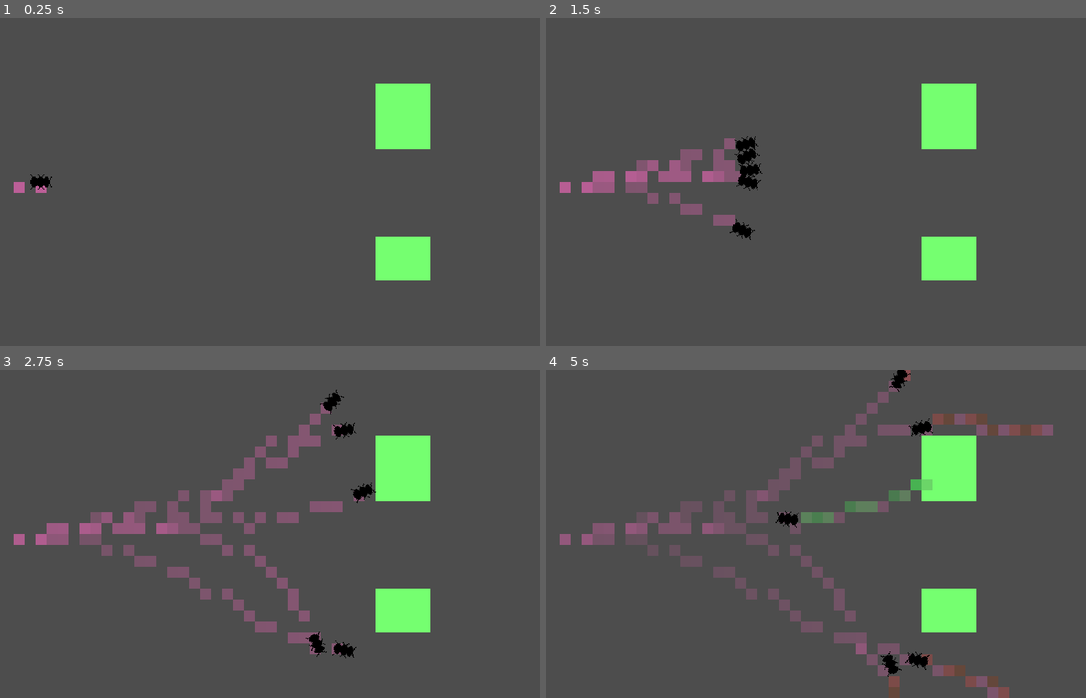
Above: before the commit, frames 1-4 (two rows, left to right).
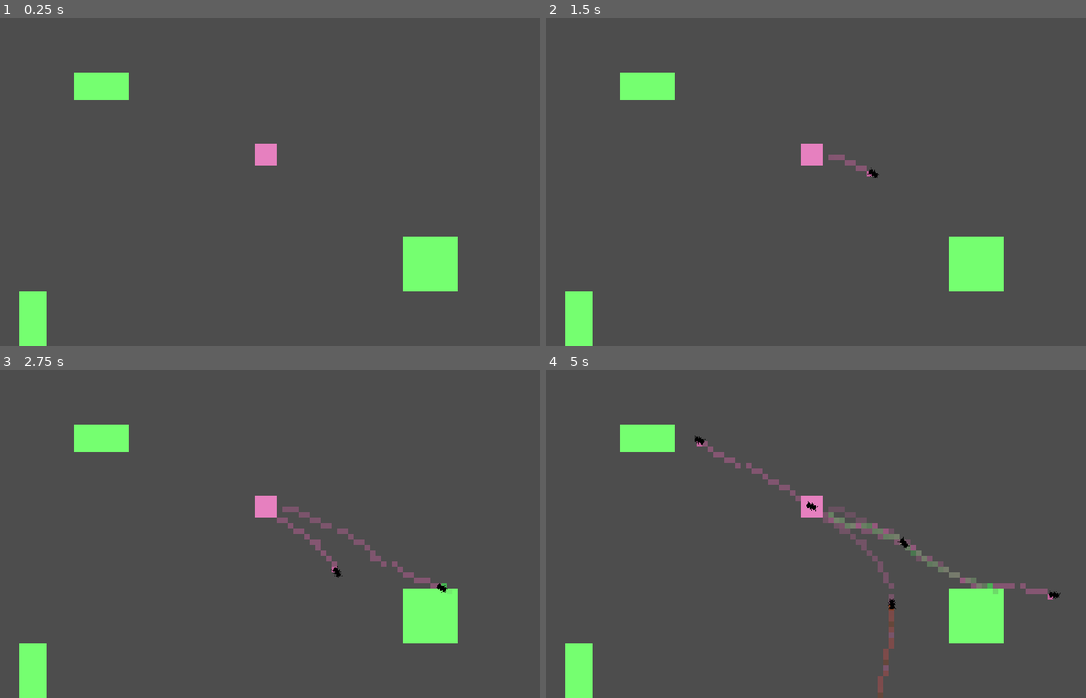
Above: after the commit, the same moments.

Repository: Guzel2/semester-6
Game: Godot game, scene res://scenes/main.tscn
The game is run twice, just before and just after one commit, with the same random seed, the same clock (stepped at 60 frames per second) and the same inputs.
Inputs:
- Up to frame 1 (0.25 s): no input
- Up to frame 2 (1.5 s): no input
- Up to frame 3 (2.75 s): no input
- Up to frame 4 (5 s): no input

The runs differ from the first frame. In frame 1, 5.9% of the frame differs, in the area x 2-85%, y 16-100%; in frame 2, 8.6%; in frame 3, 12%; in frame 4, 15%, in the area x 2-96%, y 0-100%.

Commit message:
added home visual and 360 scan

Diff:
--- a/bachelor_project/scenes/main.tscn
+++ b/bachelor_project/scenes/main.tscn
@@ -6,6 +6,7 @@
 [ext_resource type="PackedScene" uid="uid://dk16lawoyxbc8" path="res://scenes/ant.tscn" id="3_o5lse"]
 [ext_resource type="Script" path="res://scripts/food_manager.gd" id="3_y4ur8"]
 [ext_resource type="PackedScene" uid="uid://dd54av2e0qe4n" path="res://scenes/food_visual.tscn" id="4_3pryx"]
+[ext_resource type="Texture2D" uid="uid://cuo6piwekntce" path="res://sprites/white_pixel.png" id="7_a0hl0"]
 
 [node name="main" type="Node2D"]
 
@@ -28,11 +29,20 @@
 script = ExtResource("3_y4ur8")
 food_visual_scene = ExtResource("4_3pryx")
 
-[node name="ant_manager" type="Node2D" parent="." node_paths=PackedStringArray("home_scent_manager", "food_scent_manager", "danger_scent_manager", "food_manager")]
+[node name="ant_manager" type="Node2D" parent="." node_paths=PackedStringArray("home_scent_manager", "food_scent_manager", "danger_scent_manager", "food_manager", "home_visual")]
 script = ExtResource("2_enl3e")
 home_scent_manager = NodePath("../home_scent_manager")
 food_scent_manager = NodePath("../food_scent_manager")
 danger_scent_manager = NodePath("../danger_scent_manager")
 food_manager = NodePath("../food_manager")
 ant_scene = ExtResource("3_o5lse")
-simulation_speed = 2.0
+home_visual = NodePath("home")
+simulation_speed = 4.0
+
+[node name="home" type="Sprite2D" parent="ant_manager"]
+modulate = Color(0.902, 0.5, 0.75, 1)
+texture = ExtResource("7_a0hl0")
+
+[node name="Camera2D" type="Camera2D" parent="."]
+anchor_mode = 0
+zoom = Vector2(0.5, 0.5)
--- a/bachelor_project/scripts/ant.gd
+++ b/bachelor_project/scripts/ant.gd
@@ -77,7 +77,12 @@
 			pass
 
 		ant_state.returning:
-			dir = -dir
+			if !scan_360_scents(EnumManager.scent_types.home):
+				dir = -dir
+
+func _ready() -> void:
+	if !scan_360_scents(EnumManager.scent_types.food):
+		set_random_dir()
 
 func _process(delta: float) -> void:
 	delta *= simulation_speed
@@ -132,7 +137,11 @@
 					stamina = max_stamina
 					ant_manager.add_food_amount(food_amount)
 					food_amount = 0
-					dir = Vector2(1, 0)
+					if !scan_360_scents(EnumManager.scent_types.food):
+						set_random_dir()
+
+func set_random_dir():
+	dir = Vector2(1, 0).rotated(randf() * 2 * PI)
 
 func add_scent():
 	var type
@@ -152,39 +161,46 @@
 	ant_manager.add_scent(position, type)
 
 func scan_scents(type: EnumManager.scent_types):
-	#maybe rework how this works a bit
-
-	var found_scents = []
-
-	for pos in scan_positions:
-		pos = pos.rotated(rotation)
-		pos += position
-		var scent = ant_manager.get_scent(pos, type)
-		if scent:
-			found_scents.append(1)
-		else:
-			found_scents.append(0)
-
 	var new_pos = Vector2(0, 0)
 	var total_scents = 0
 
-	for i in found_scents.size():
-		var modifier = found_scents[i]
-		if modifier == 0:
-			continue
-
-		if modifier < 0:
-			#do this for now
-			continue
-
-		new_pos += scan_positions[i] * modifier
-		total_scents += modifier
+	for pos in scan_positions:
+		var global_pos = pos.rotated(rotation)
+		global_pos += position
+		var scent = ant_manager.get_scent(global_pos, type)
+
+		if scent:
+			new_pos += pos
+			total_scents += 1
 
 	if total_scents <= 0:
 		return
 
 	new_pos /= total_scents
 	dir = new_pos.rotated(dir.angle())
+
+func scan_360_scents(type: EnumManager.scent_types) -> bool:
+	var scan_count = 16
+	for x in scan_count:
+		var scan_dir = Vector2(25, 0).rotated(x * (PI / (scan_count / 2)))
+		var scan_pos = scan_dir + position
+		var scent = ant_manager.get_scent(scan_pos, type)
+
+		if scent:
+			dir = scan_dir
+			return true
+
+	#idk if I should do this? kinda makes ants nmove better
+	for x in scan_count:
+		var scan_dir = Vector2(35, 0).rotated(x * (PI / (scan_count / 2)))
+		var scan_pos = scan_dir + position
+		var scent = ant_manager.get_scent(scan_pos, type)
+
+		if scent:
+			dir = scan_dir
+			return true
+
+	return false
 
 func scan_food():
 	var scan_pos = position + dir * food_scan_distance
--- a/bachelor_project/scripts/ant_manager.gd
+++ b/bachelor_project/scripts/ant_manager.gd
@@ -7,8 +7,11 @@
 @export var food_manager : FoodManager
 
 @export var ant_scene : PackedScene
-@export var home_position : Vector2 = Vector2(15, 150)
+@export var home_position : Vector2 = Vector2(500, 250)
 @export var home_size : float = 40
+
+#temp solution
+@export var home_visual : Sprite2D
 
 @export var simulation_speed = 1.0:
 	get:
@@ -18,14 +21,14 @@
 		update_simulation_speed()
 
 @export var ant_food_requirement = 10
-var food_amount = 0
+var food_amount = 60
 
 var ant_spawn_interval = 4.0
 var ant_spawn_time = .0
 
 func _ready():
-	for x in 5:
-		spawn_ant()
+	home_visual.position = home_position
+	home_visual.scale *= home_size
 
 func _process(delta):
 	delta *= simulation_speed
--- a/bachelor_project/scripts/food_manager.gd
+++ b/bachelor_project/scripts/food_manager.gd
@@ -25,12 +25,16 @@
 				line.append(null)
 			food_visual_list.append(line)
 
-	for x in range(35, 40):
-		for y in range(20, 24):
+	for x in range(5, 10):
+		for y in range(50, 65):
 			add_new_food(Vector2i(x, y))
 
-	for x in range(35, 40):
-		for y in range(6, 12):
+	for x in range(15, 25):
+		for y in range(10, 15):
+			add_new_food(Vector2i(x, y))
+
+	for x in range(75, 85):
+		for y in range(40, 50):
 			add_new_food(Vector2i(x, y))
 
 func get_food(pos: Vector2) -> Food:
Not shown: 1 places in bachelor_project/scenes/main.tscn that only renumber resources
